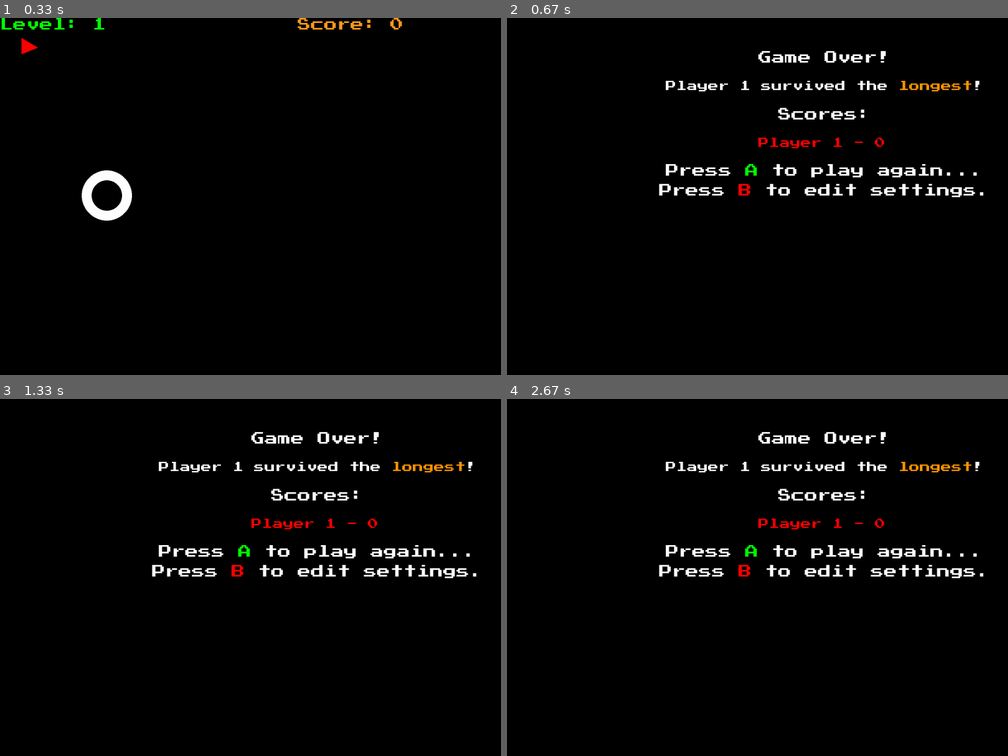
Above: before the commit, frames 1-4 (two rows, left to right).
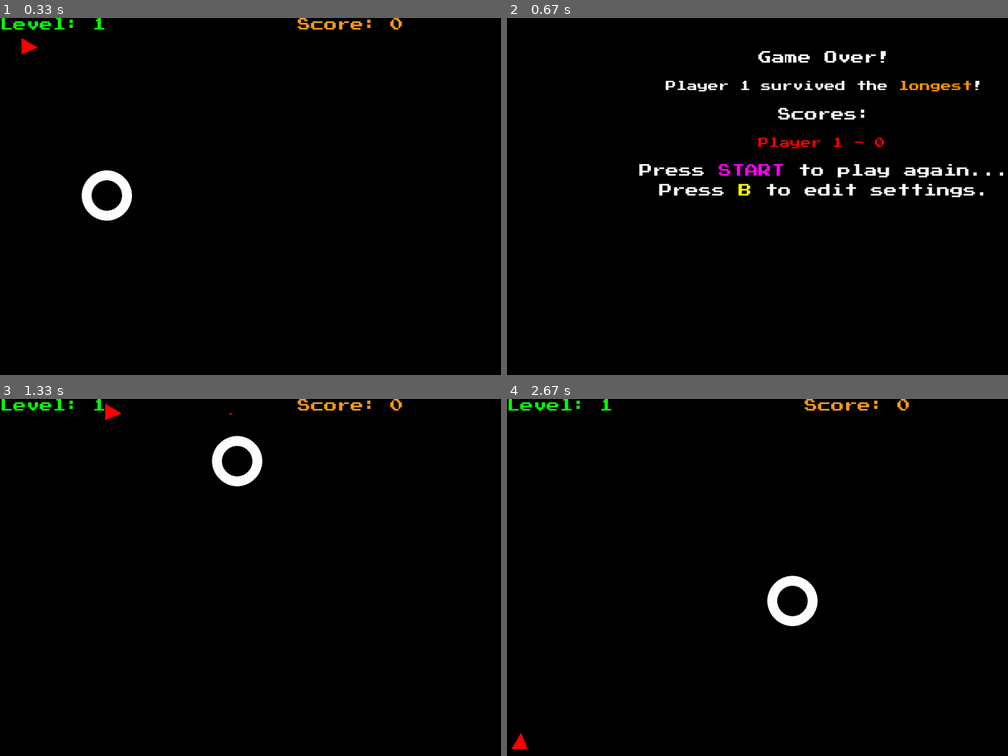
Above: after the commit, the same moments.

Repository: CaptainDeathead/Nebulous
Game: pygame game, started from Console/main.py
Two runs of this game, one before a commit and one after it. Both use one fixed random seed, a clock stepped at 60 frames per second and the inputs below.
Inputs:
- Up to frame 1 (0.33 s): no input
- Up to frame 2 (0.67 s): tap Y at 0.33 s
- Up to frame 3 (1.33 s): hold Space 0.67-1.13 s; hold Right 0.67-1.13 s; tap A at 0.82 s; hold Right from 1.17 s (still down)
- Up to frame 4 (2.67 s): release Right at 1.63 s; hold Up 1.67-1.97 s; tap Y at 1.82 s; tap Space at 2 s; hold Up from 2.33 s (still down)

Frame 1 is identical in both runs. In frame 2, 1.1% of the frame differs, in the area x 26-100%, y 40-50%; in frame 3, 4.6%; in frame 4, 4.6%, in the area x 0-96%, y 0-99%.

Commit message:
minor changes

Diff:
--- a/Games/Meteors/main.py
+++ b/Games/Meteors/main.py
@@ -1,15 +1,26 @@
 #code "borrowed" from /Games/Snither/main.py
 #remember to probably add multiple lives
 import pygame as pg
-
 from Console.UI.pygame_gui import Button
+
 from Console.Controllers.controller import Controller, CONTROLS
+from Console.sound import generate_square_wave, generate_sine_wave
 
 from time import time
 from random import randint
 from math import cos, sin, radians
 
 from typing import Sequence, List, Tuple, Dict
+
+startup_txt = """
+ M     M  EEEEE  TTTTT  EEEEE  OOO   RRRR    SSS
+ MM   MM  E        T    E     O   O  R   R  S
+ M M M M  EEEE     T    EEEE  O   O  RRRR   SSS
+ M  M  M  E        T    E     O   O  R  R      S
+ M     M  EEEEE    T    EEEEE  OOO   R   R  SSS
+"""
+
+print(startup_txt)
 
 pg.init()
 
@@ -304,12 +315,15 @@
     DIFFICULTY_CAP = 25
 
     def __init__(self, display_surf: pg.Surface, console_update: object, get_num_players: object, controllers: List[Controller]) -> None:
+        self.console_update = console_update
+        should_quit = self.console_update()
+        if should_quit: return
+
         self.display_surf = display_surf
         self.console_update = console_update
         self.get_num_players = get_num_players
         self.controllers = controllers
         self.get_num_players = get_num_players
-        self.num_screens =  self.get_num_players()
 
         self.main_menu = MainMenu(self.display_surf, self.console_update, self.controllers)
         self.difficulty = self.INITIAL_DIFFICULTY
@@ -353,18 +367,12 @@
 
             curr_y += spacing
 
-        cont_lbl = self.main_menu.fonts["large"].render("Press A to play again...", True, (255, 255, 255))
-        cont_lbl.blit(self.main_menu.fonts["large"].render("      A", True, (0, 255, 0)))
+        cont_lbl = self.main_menu.fonts["large"].render("Press START to play again...", True, (255, 255, 255))
+        cont_lbl.blit(self.main_menu.fonts["large"].render("      START", True, (255, 0, 255)))
         men_lbl = self.main_menu.fonts["large"].render("Press B to edit settings.", True, (255, 255, 255))
-        men_lbl.blit(self.main_menu.fonts["large"].render("      B", True, (255, 0, 0)))
-
-        acc_dt = 0
-
-        start_time = time()
+        men_lbl.blit(self.main_menu.fonts["large"].render("      B", True, (255, 255, 0)))
 
         def reset_game() -> None:
-            # > what
-            #if time() - start_time < 5: return
             self.__init__(self.display_surf, self.console_update, self.get_num_players, self.controllers)
 
         while 1:
@@ -375,20 +383,21 @@
                     if event.key == pg.K_SPACE:
                         reset_game()
                         return
-            acc_dt += self.clock.tick(60)
 
             for event in pg.event.get():
                 pass
 
-            if acc_dt >= 5:
-                self.display_surf.blit(cont_lbl, (self.WIDTH // 2 - cont_lbl.width // 2, curr_y + 40))
-                self.display_surf.blit(men_lbl, (self.WIDTH // 2 - men_lbl.width // 2, curr_y + 100))
-
-                for controller in self.controllers:
-                    for event in controller.event.get():
-                        if event.type == CONTROLS.ABXY.A:
-                            self.__init__(self.display_surf, self.console_update, self.get_num_players, self.controllers)
-                            return
+            self.display_surf.blit(cont_lbl, (self.WIDTH // 2 - cont_lbl.width // 2, curr_y + 40))
+            self.display_surf.blit(men_lbl, (self.WIDTH // 2 - men_lbl.width // 2, curr_y + 100))
+
+            for controller in self.controllers:
+                for event in controller.event.get():
+                    if event.type == CONTROLS.START:
+                        reset_game()
+                        return
+                    if event.type== CONTROLS.ABXY.B:
+                        reset_game()
+                        return
 
             self.console_update()
 
@@ -422,7 +431,7 @@
                     elif event.key == pg.K_y:
                         self.ships[0].dead = True
 
-            keys = pg.key.get_pressed()  # Get the state of all keys
+            keys = pg.key.get_pressed()
             if keys[pg.K_UP]:
                 self.ships[0].move_up()
             elif keys[pg.K_RIGHT]:
@@ -432,6 +441,19 @@
             elif keys[pg.K_LEFT]:
                 self.ships[0].move_left()
 
+            should_quit = self.console_update()
+            if should_quit: return
+
+            for c, controller in enumerate(self.controllers):
+                for event in controller.event.get():
+                    if event.type == CONTROLS.DPAD.UP:
+                        self.ships[c].move_up()
+                    elif event.type == CONTROLS.DPAD.RIGHT:
+                        self.ships[c].move_right()
+                    elif event.type == CONTROLS.DPAD.DOWN:
+                        self.ships[c].move_down()
+                    elif event.type == CONTROLS.DPAD.LEFT:
+                        self.ships[c].move_left()
 
             #doing the thing with the thing
             #collisoas
Not shown, changed: Games/Games.md
